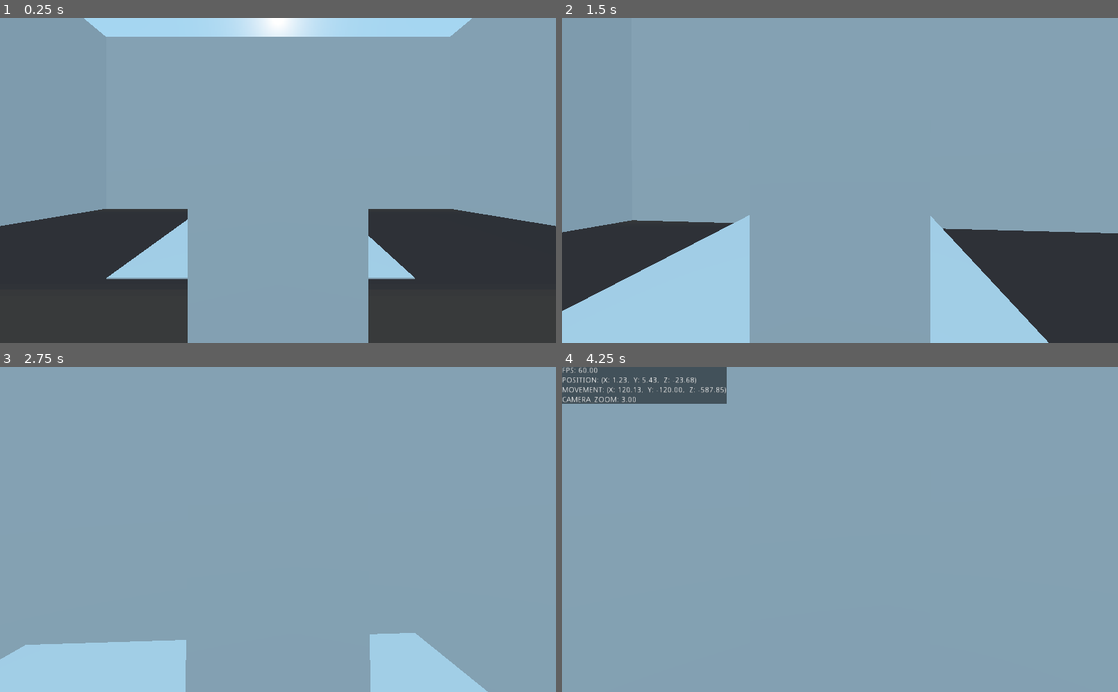
Above: before the commit, frames 1-4 (two rows, left to right).
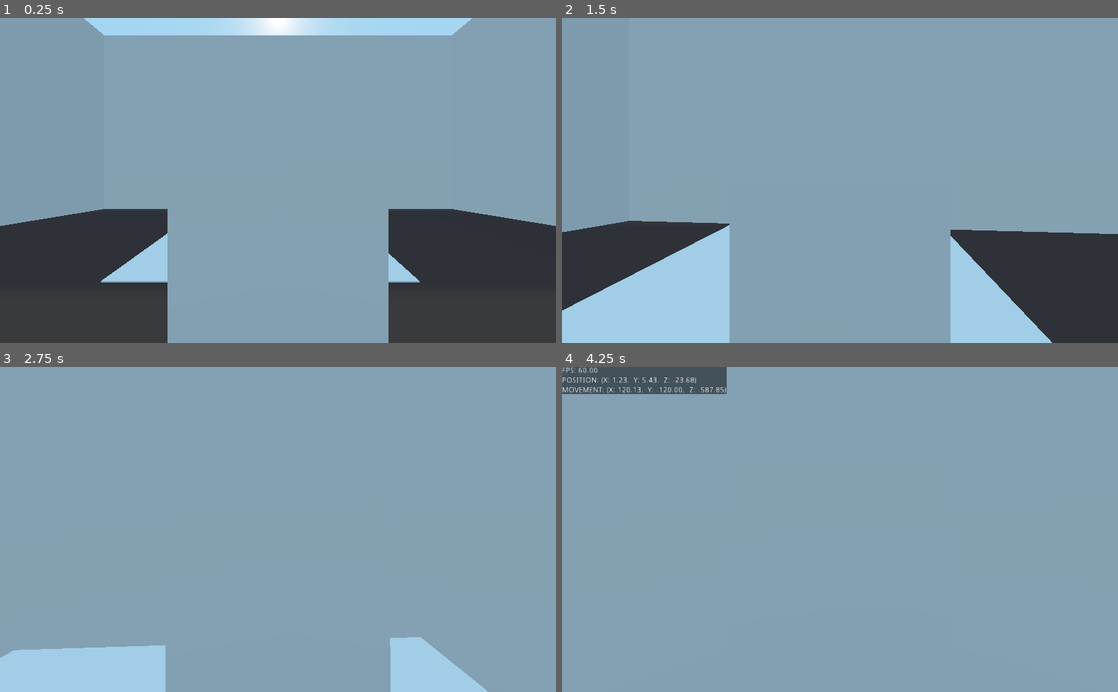
Above: after the commit, the same moments.

Repository: zolw-dom/godot-tps-controller
Game: Godot game, scene res://Maps/TestMap.tscn
Same seed, same stepped clock (60 frames per second), same inputs: the game is played once before the commit and once after it.
Inputs (mouse positions are in pixels of both pictures, inside the frame that each line leads up to):
- Up to frame 1 (0.25 s): no input
- Up to frame 2 (1.5 s): tap Enter at 0.5 s; move the mouse to (867, 180) at 0.52 s; hold Up (ui_up) from 0.53 s (still down); tap Space (ui_select) at 0.77 s; move the mouse to (812, 180) at 1.27 s
- Up to frame 3 (2.75 s): keep holding Up (ui_up); tap Space (ui_select) at 1.52 s; move the mouse to (289, 523) at 2.02 s
- Up to frame 4 (4.25 s): keep holding Up (ui_up); move the mouse to (834, 536) at 2.77 s; tap Space (ui_select) at 3.02, 3.5, 3.77 s; move the mouse to (878, 532) at 3.52 s; tap F1 (Debug Window) at 4.15 s

The runs differ from the first frame. In frame 1, 3.5% of the frame differs, in the area x 5-82%, y 5-100%; in frame 2, 3.0%; in frame 3, 1.7%; in frame 4, 0.9%.

Commit message:
Seperated camera script

Diff:
--- a/Entities/Player.tscn
+++ b/Entities/Player.tscn
@@ -1,6 +1,7 @@
-[gd_scene load_steps=3 format=2]
+[gd_scene load_steps=4 format=2]
 
 [ext_resource path="res://Scripts/Player.gd" type="Script" id=1]
+[ext_resource path="res://Scripts/TpsCamera.gd" type="Script" id=2]
 
 [sub_resource type="CapsuleShape" id=1]
 radius = 0.802464
@@ -16,11 +17,12 @@
 
 [node name="CameraPivot" type="Spatial" parent="."]
 transform = Transform( 1, 0, 0, 0, 1, 0, 0, 0, 1, 0, 1.43052, 0 )
+script = ExtResource( 2 )
 
 [node name="CameraRod" type="Spatial" parent="CameraPivot"]
 
 [node name="Camera" type="Camera" parent="CameraPivot/CameraRod"]
-transform = Transform( 1, 0, 0, 0, 1, 0, 0, 0, 1, 0, 0, -1 )
+transform = Transform( 1, 0, 0, 0, 1, 0, 0, 0, 1, 0, 0, -1.25 )
 
 [node name="CameraRayCast" type="RayCast" parent="CameraPivot"]
 enabled = true
--- a/Maps/TestMap.tscn
+++ b/Maps/TestMap.tscn
@@ -33,7 +33,7 @@
 
 }
 "
-graph_offset = Vector2( -158.4, -117.25 )
+graph_offset = Vector2( -206, 150 )
 nodes/fragment/0/position = Vector2( 400, 200 )
 nodes/fragment/3/node = SubResource( 1 )
 nodes/fragment/3/position = Vector2( 200, 200 )
--- a/Scripts/DebugData.gd
+++ b/Scripts/DebugData.gd
@@ -9,7 +9,7 @@
 
 func _ready() -> void:
 	background = get_node("../DebugBackground")
-	var label_names = ["FPS", "POSITION", "MOVEMENT", "CAMERA_ZOOM"]
+	var label_names = ["FPS", "POSITION", "MOVEMENT"]
 	generate_debug_labels(label_names)
 
 	Signals.connect("debug_data", self, "update_debug_data")
--- /dev/null
+++ b/Scripts/TpsCamera.gd
@@ -0,0 +1,113 @@
+extends Spatial
+
+class_name TpsCamera
+
+
+
+################
+#  Properties  #
+################
+
+onready var player : KinematicBody = get_parent()
+
+# Nodes
+onready var camera_pivot : Spatial = self
+onready var camera_rod : Spatial = get_node("CameraRod")
+onready var camera_raycast : RayCast = get_node("CameraRayCast")
+
+# Movement
+export var mouse_sensitivity : float = 0.15
+export var camera_min_vertical_rotation : float = -45.0
+export var camera_max_vertical_rotation : float = 45.0
+
+# zooming
+export var camera_zoom : float = 3.0 setget set_camera_zoom
+func set_camera_zoom(value): camera_zoom = clamp(value, camera_min_zoom_distance, camera_max_zoom_distance)
+export var camera_min_zoom_distance : float = 3.0
+export var camera_max_zoom_distance : float = 15.0
+export var camera_zoom_step : float = 0.5
+
+# Cursor
+onready var is_cursor_visible setget set_is_cursor_visible, get_is_cursor_visible
+func set_is_cursor_visible(value): Input.set_mouse_mode(Input.MOUSE_MODE_VISIBLE if value else Input.MOUSE_MODE_CAPTURED)
+func get_is_cursor_visible(): return Input.get_mouse_mode() == Input.MOUSE_MODE_VISIBLE
+
+
+
+#####################
+#  Default methods  #
+#####################
+
+func _ready() -> void:
+	self.is_cursor_visible = false
+
+
+func _process(delta: float) -> void:
+	camera_movement()
+	process_basic_input()
+
+
+func _unhandled_input(event: InputEvent) -> void:
+	process_mouse_input(event)
+
+
+
+####################
+#  Camera methods  #
+####################
+
+func camera_movement():
+	camera_raycast.cast_to = camera_pivot.transform.origin
+	camera_raycast.cast_to.z = camera_zoom
+
+	if camera_raycast.is_colliding():
+		camera_rod.transform.origin.z = camera_pivot.global_transform.origin.distance_to(camera_raycast.get_collision_point())
+	else:
+		camera_rod.transform.origin.z += (camera_zoom - camera_rod.transform.origin.z) * 0.50
+
+
+func rotate_camera(camera_direction : Vector2) -> void:
+	# Vertical rotation
+	camera_pivot.rotate_x(-camera_direction.y)
+
+	# Limit vertical rotation
+	camera_pivot.rotation_degrees.x = clamp(
+		camera_pivot.rotation_degrees.x,
+		camera_min_vertical_rotation, camera_max_vertical_rotation
+	)
+
+	# Horizontal rotation
+	player.rotate_y(-camera_direction.x)
+
+
+func toggle_cursor_visibility() -> void:
+	self.is_cursor_visible = !self.is_cursor_visible
+
+
+
+###################
+#  Input methods  #
+###################
+
+func process_basic_input():
+	if Input.is_action_just_pressed("ui_cancel"):
+		toggle_cursor_visibility()
+
+
+func process_mouse_input(event : InputEvent) -> void:
+	# Cursor movement
+	if event is InputEventMouseMotion:
+		var camera_direction = Vector2(
+			deg2rad(event.relative.x * mouse_sensitivity),
+			deg2rad(event.relative.y * mouse_sensitivity)
+		)
+		if !self.is_cursor_visible:
+			rotate_camera(camera_direction)
+
+	# Scrolling
+	elif event is InputEventMouseButton:
+		if event.is_pressed() and not self.is_cursor_visible:
+			if event.button_index == BUTTON_WHEEL_UP:
+				self.camera_zoom -= camera_zoom_step
+			if event.button_index == BUTTON_WHEEL_DOWN:
+				self.camera_zoom += camera_zoom_step
--- a/Scripts/TpsController.gd
+++ b/Scripts/TpsController.gd
@@ -11,11 +11,6 @@
 var movement_direction : Vector3
 var velocity : Vector3
 
-# Camera nodes
-var camera_pivot : Spatial
-var camera_rod : Spatial
-var camera_raycast : RayCast
-
 # Movement properties
 export var movement_speed : float = 400.0
 export var airbone_multiplier : float = 0.50
@@ -23,55 +18,20 @@
 export var gravity : float = -20.0
 export var slide_value : float = 0.90
 
-# Camera properties
-	# Camera movement
-export var mouse_sensitivity : float = 0.15
-export var camera_min_vertical_rotation : float = -45.0
-export var camera_max_vertical_rotation : float = 45.0
-	# Camera zooming
-export var camera_zoom : float = 3.0 setget set_camera_zoom
-func set_camera_zoom(value): camera_zoom = clamp(value, camera_min_zoom_distance, camera_max_zoom_distance)
-export var camera_min_zoom_distance : float = 3.0
-export var camera_max_zoom_distance : float = 15.0
-export var camera_zoom_step : float = 0.5
-
-# Cursor
-var is_cursor_visible setget set_is_cursor_visible, get_is_cursor_visible
-func set_is_cursor_visible(value): Input.set_mouse_mode(Input.MOUSE_MODE_VISIBLE if value else Input.MOUSE_MODE_CAPTURED)
-func get_is_cursor_visible(): return Input.get_mouse_mode() == Input.MOUSE_MODE_VISIBLE
-
 
 
 #####################
 #  Default methods  #
 #####################
 
-func _ready() -> void:
-	camera_pivot = get_node("CameraPivot")
-	camera_rod = camera_pivot.get_node("CameraRod")
-	camera_raycast = camera_pivot.get_node("CameraRayCast")
-
-	self.camera_zoom = self.camera_zoom
-
-	self.is_cursor_visible = false
-
-
 func _process(delta: float) -> void:
-	process_basic_input()
 	process_movement_input()
 
 
 func _physics_process(delta: float) -> void:
 	movement_logic()
-	camera_movement()
-
 	debug_fps()
 	debug_position(global_transform.origin)
-	debug_camera_zoom(camera_rod.transform.origin.z)
-
-
-func _unhandled_input(event: InputEvent) -> void:
-	process_mouse_input(event)
 
 
 
@@ -115,66 +75,9 @@
 
 
 
-####################
-#  Camera methods  #
-####################
-
-func camera_movement():
-	camera_raycast.cast_to = camera_pivot.transform.origin
-	camera_raycast.cast_to.z = self.camera_zoom
-
-	if camera_raycast.is_colliding():
-		camera_rod.transform.origin.z = camera_pivot.global_transform.origin.distance_to(camera_raycast.get_collision_point())
-	else:
-		camera_rod.transform.origin.z += (self.camera_zoom - camera_rod.transform.origin.z) * 0.50
-
-
-func rotate_camera(camera_direction : Vector2) -> void:
-	# Vertical rotation
-	self.camera_pivot.rotate_x(-camera_direction.y)
-
-	# Limit vertical rotation
-	self.camera_pivot.rotation_degrees.x = clamp(
-		self.camera_pivot.rotation_degrees.x,
-		camera_min_vertical_rotation, camera_max_vertical_rotation
-	)
-
-	# Horizontal rotation
-	self.rotate_y(-camera_direction.x)
-
-
-func toggle_cursor_visibility() -> void:
-	self.is_cursor_visible = !self.is_cursor_visible
-
-
-
 ###################
 #  Input methods  #
 ###################
-
-func process_basic_input():
-	if Input.is_action_just_pressed("ui_cancel"):
-		toggle_cursor_visibility()
-
-
-func process_mouse_input(event : InputEvent) -> void:
-	# Cursor movement
-	if event is InputEventMouseMotion:
-		var camera_direction = Vector2(
-			deg2rad(event.relative.x * mouse_sensitivity),
-			deg2rad(event.relative.y * mouse_sensitivity)
-		)
-		if !self.is_cursor_visible:
-			rotate_camera(camera_direction)
-
-	# Scrolling
-	elif event is InputEventMouseButton:
-		if event.is_pressed():
-			if event.button_index == BUTTON_WHEEL_UP:
-				self.camera_zoom -= camera_zoom_step
-			if event.button_index == BUTTON_WHEEL_DOWN:
-				self.camera_zoom += camera_zoom_step
-
 
 func process_movement_input() -> void:
 	var new_movement_direction = Vector3(
@@ -188,8 +91,8 @@
 	# Change the transform to local from world
 	new_movement_direction = self.transform.basis.xform(new_movement_direction)
 
-	new_movement_direction.x *= movement_speed
-	new_movement_direction.z *= movement_speed
+	new_movement_direction.x *= self.movement_speed
+	new_movement_direction.z *= self.movement_speed
 
 	self.movement_direction = new_movement_direction
 
@@ -213,6 +116,3 @@
 
 func debug_movement(movement : Vector3) -> void:
 	debug_data("MOVEMENT", movement)
-
-func debug_camera_zoom(zoom_value : float) -> void:
-	debug_data("CAMERA_ZOOM", zoom_value)
--- a/project.godot
+++ b/project.godot
@@ -14,6 +14,11 @@
 "language": "GDScript",
 "path": "res://Scripts/Player.gd"
 }, {
+"base": "Spatial",
+"class": "TpsCamera",
+"language": "GDScript",
+"path": "res://Scripts/TpsCamera.gd"
+}, {
 "base": "KinematicBody",
 "class": "TpsController",
 "language": "GDScript",
@@ -21,6 +26,7 @@
 } ]
 _global_script_class_icons={
 "Player": "",
+"TpsCamera": "",
 "TpsController": ""
 }
 
@@ -37,6 +43,7 @@
 
 gdscript/warnings/unused_variable=false
 gdscript/warnings/unused_argument=false
+gdscript/warnings/unused_signal=false
 gdscript/warnings/return_value_discarded=false
 
 [display]
